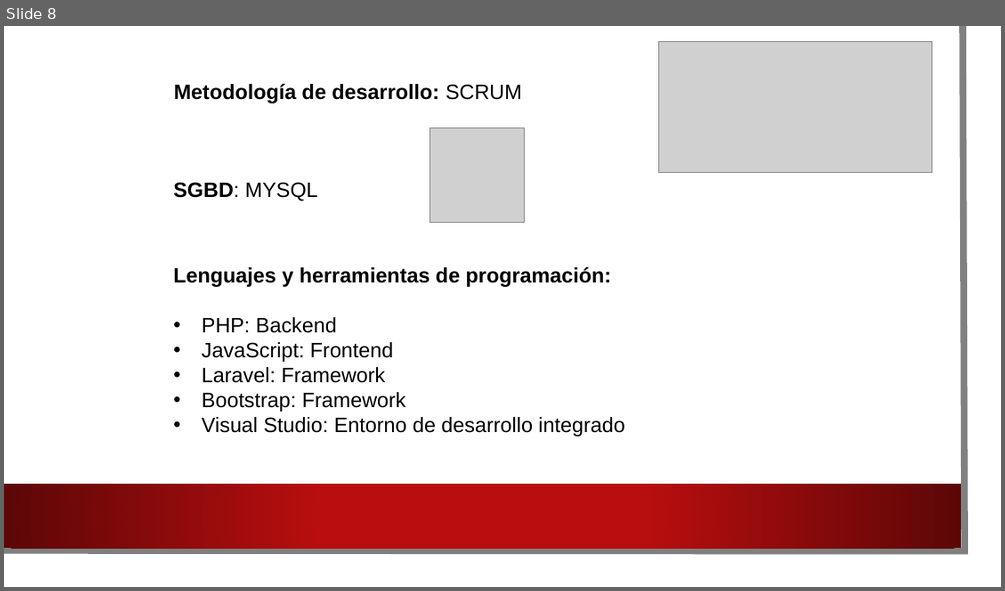
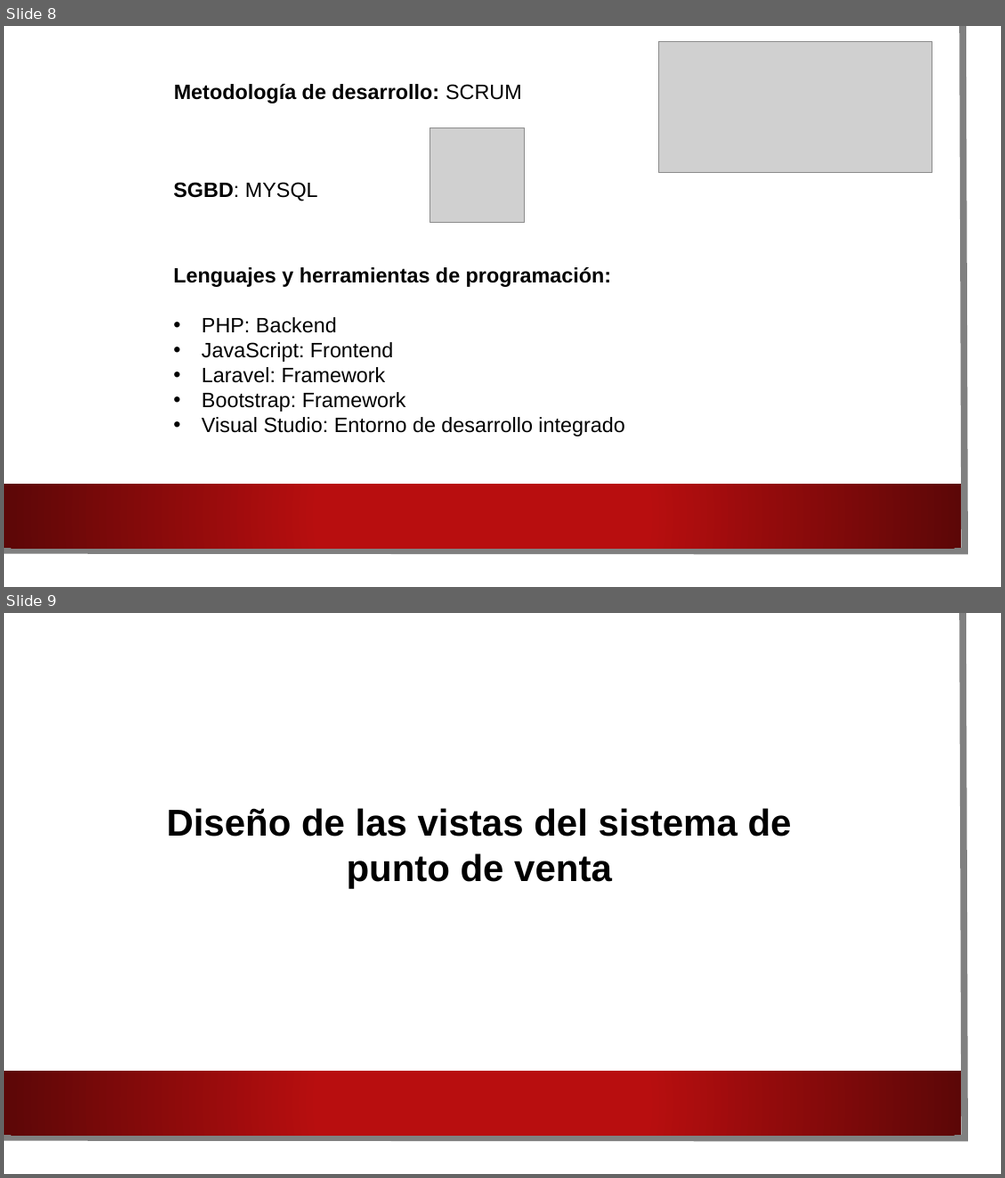
Before and after one commit to HeberZabdiel/FarmaciaGiDocumentos, a slide deck: Presentacion asesor uno.pptx. Shown one above the other, each under a label of ours: slide 8 before the commit, slides 8 and 9 after it. The pictures are 1005x591 and 1005x1178 pixels, drawn with LibreOffice and Linux fonts; fonts in the diff are those of the drawing; grey boxes stand for pictures; background and template pictures are left out. Boxes give left, top, right and bottom in pixels: in the first picture for what was removed or moved away, otherwise in the second. Text is boxed around its words. In the diff, an @@ line names an element or a change of style, - is before the commit and + after.

```diff
--- a/Presentacion asesor uno.pptx
+++ b/Presentacion asesor uno.pptx
@@ slide 9 added at (4, 613, 1001, 1174), background picture (left out); not listed: 3 template elements that a slide beside it also shows @@
@@ text added at (167, 808, 792, 888), 36 pt, text #000000, bold @@
+Diseño de las vistas del sistema de punto de venta
```
Also in this commit, not shown: 11 other slides added, 1 other file.
